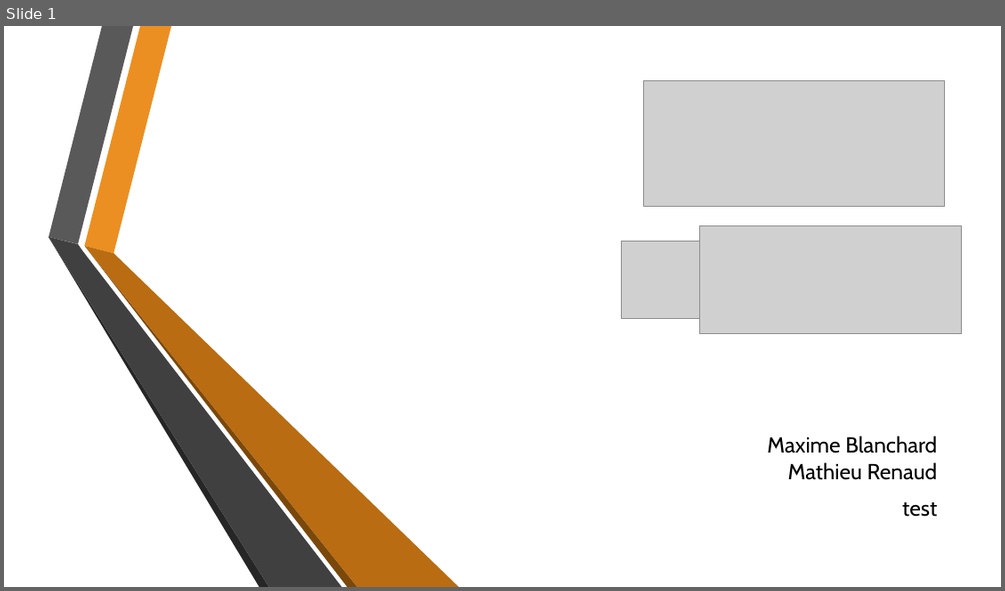
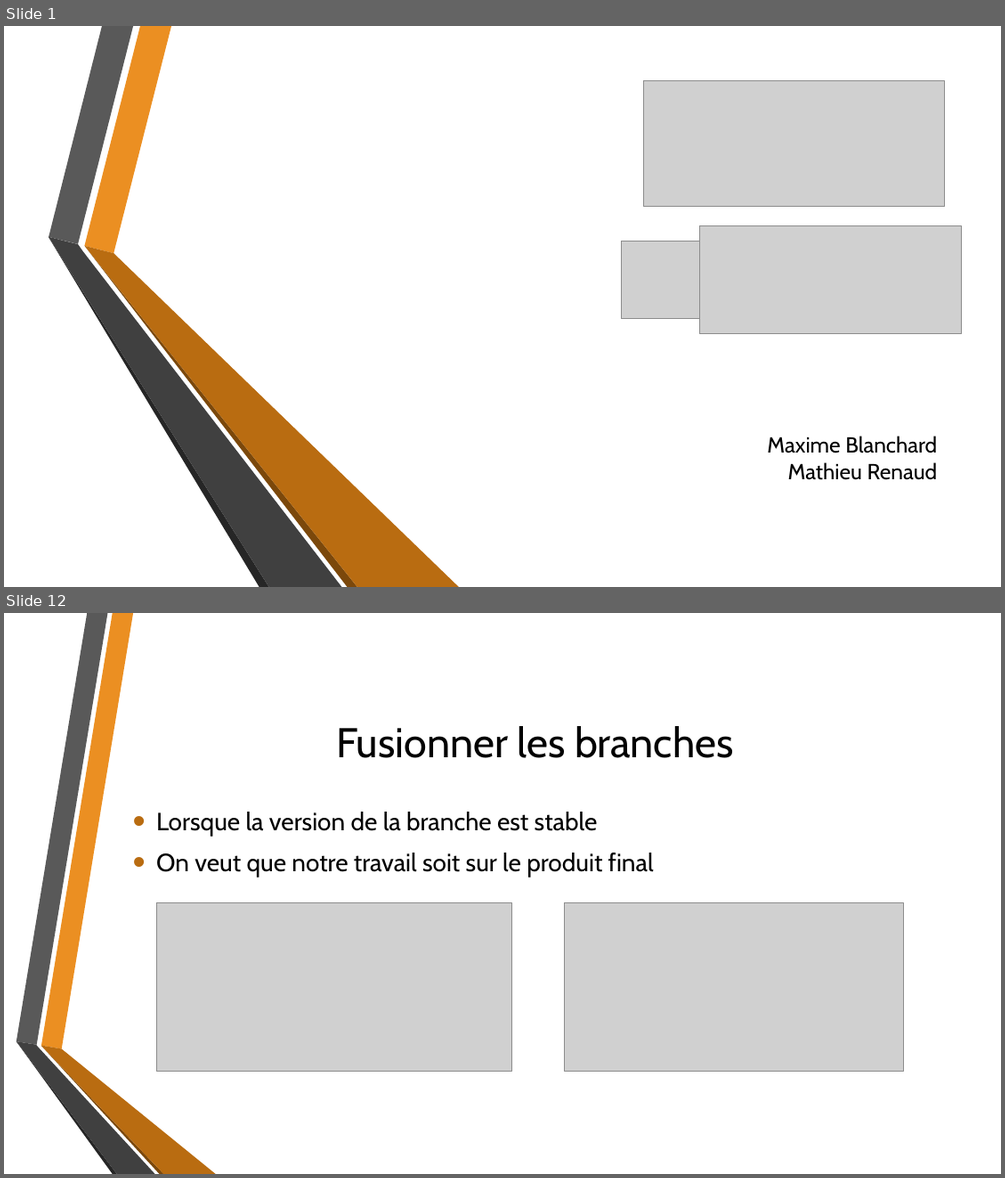
Before and after one commit to MatRenaud/Tptravailinfo, a slide deck: GitPresentation.pptx. Shown one above the other, each under a label of ours: slide 1 before the commit, slides 1 and 12 after it; the slides between them are not shown. The pictures are 1005x591 and 1005x1178 pixels, drawn with LibreOffice and Linux fonts; fonts in the diff are those of the drawing; grey boxes stand for pictures; background and template pictures are left out. Boxes give left, top, right and bottom in pixels: in the first picture for what was removed or moved away, otherwise in the second. Text is boxed around its words. In the diff, an @@ line names an element or a change of style, - is before the commit and + after.

```diff
--- a/GitPresentation.pptx
+++ b/GitPresentation.pptx
@@ slide 12 added at [4, 613, 1001, 1174], background picture (left out) @@
@@ title added at [336, 726, 734, 758], 40 pt, text #000000 @@
+Fusionner les branches
@@ text added at [156, 811, 654, 877], 24 pt, text #000000 @@
+• Lorsque la version de la branche est stable
+• On veut que notre travail soit sur le produit final
@@ picture added at [156, 903, 512, 1071] @@
@@ picture added at [564, 903, 903, 1071] @@
@@ group added at [16, 613, 216, 1174]: 6 freeform shapes @@
@@ slide 1 changed as well @@
@@ subtitle at [902, 502, 937, 516]: paragraph removed @@
-test
```
Also in this commit, not shown: 14 other slides added, 2 other files.
